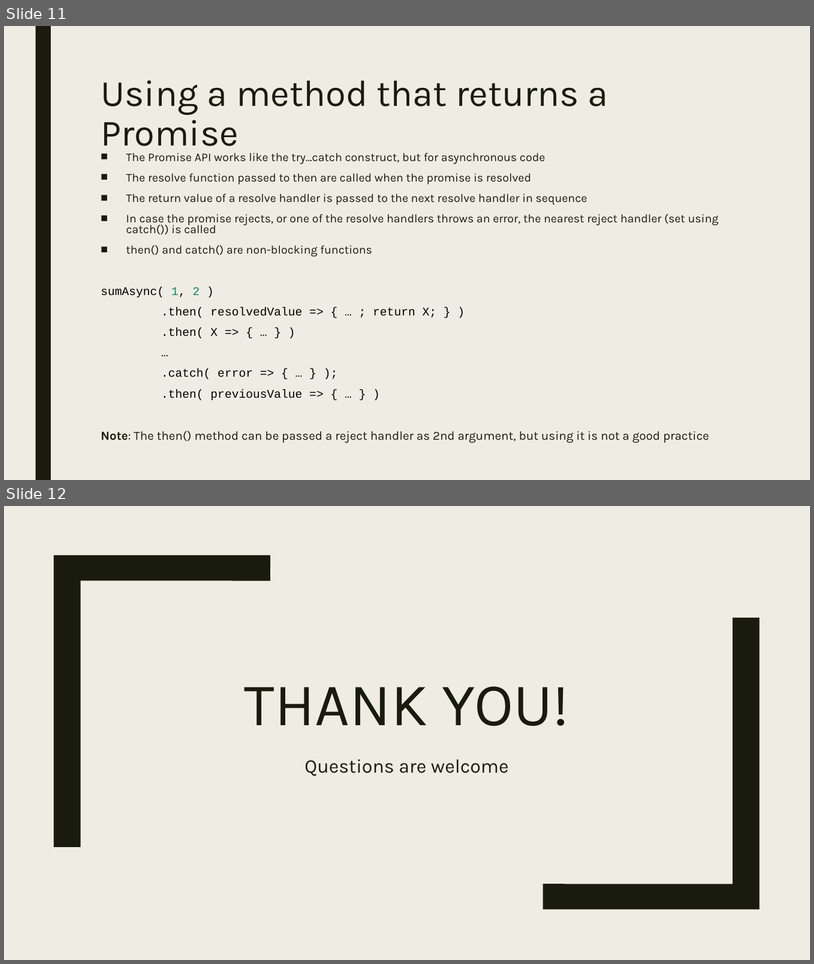
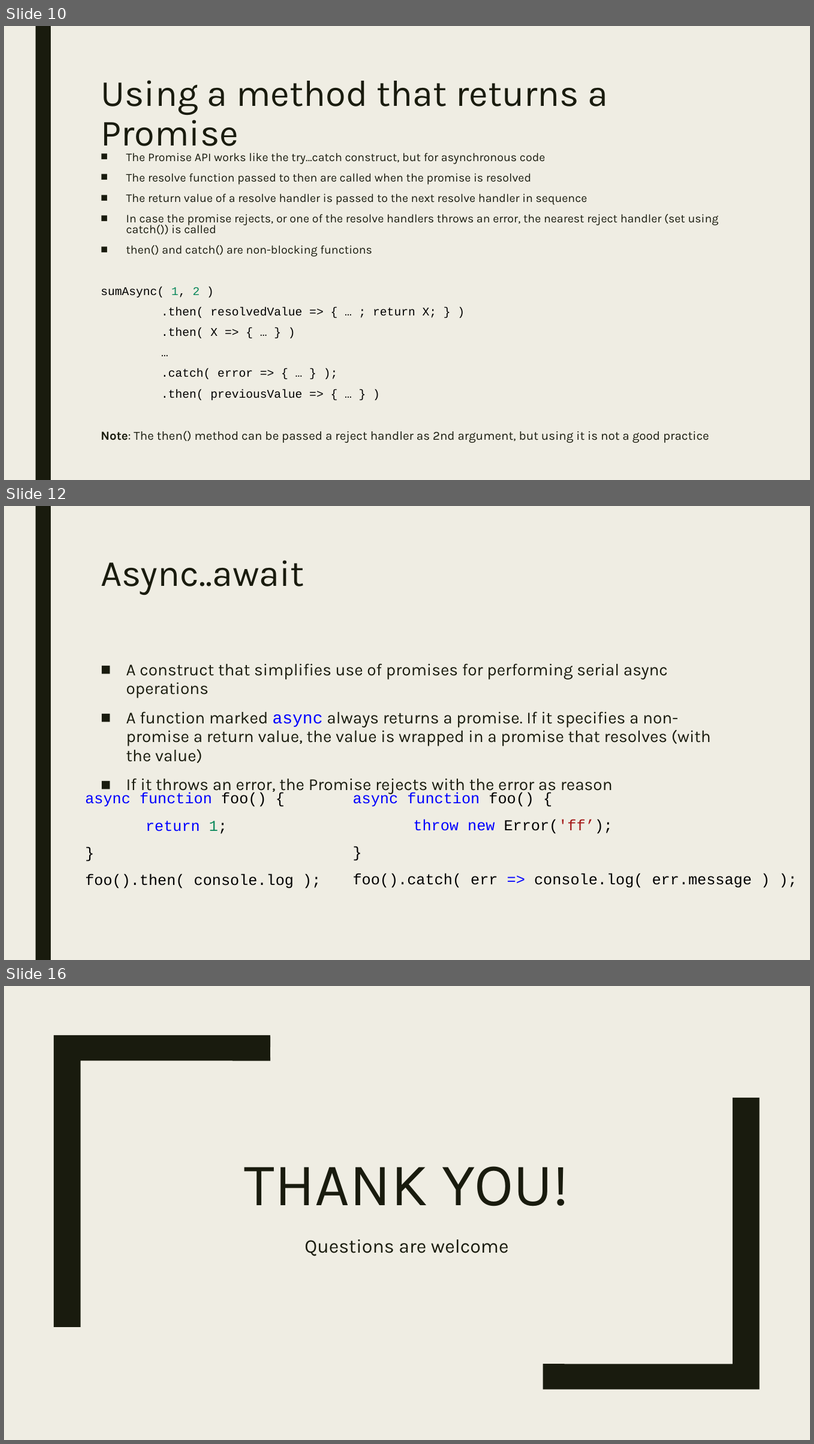
Before and after one commit to puranik3/upgrad-async-constructs-in-js-jan-13-2019, a slide deck: upgrad-async-constructs.pptx. Shown one above the other, each under a label of ours: slides 11 and 12 before the commit, slides 10, 12 and 16 after it; the slides between them are not shown. The pictures are 814x964 and 814x1444 pixels, drawn with LibreOffice and Linux fonts; fonts in the diff are those of the drawing. Boxes give left, top, right and bottom in pixels: in the first picture for what was removed or moved away, otherwise in the second. Text is boxed around its words. In the diff, an @@ line names an element or a change of style, - is before the commit and + after.

```diff
--- a/upgrad-async-constructs.pptx
+++ b/upgrad-async-constructs.pptx
@@ slide 12 added at <box>4,506,810,960</box>, background #EFEDE3; not listed: 1 template element that a slide beside it also shows @@
@@ title added at <box>101,560,305,595</box>, 44 pt, text #191B0E @@
+Async..await
@@ text added at <box>126,663,711,795</box>, 20 pt, text #191B0E @@
+■ A construct that simplifies use of promises for performing serial async operations
+■ A function marked async always returns a promise. If it specifies a non-promise a return value, the value is wrapped in a promise that resolves (with the value)
+■ If it throws an error, the Promise rejects with the error as reason
@@ text added at <box>85,792,294,888</box>, 18 pt, text #000000 @@
+async function foo() {
+return 1;
+}
+foo().then( console.log );
@@ text added at <box>353,792,752,888</box>, 18 pt, text #000000 @@
+async function foo() {
+throw new Error('ff’);
+}
+foo().catch( err => console.log( err.message ) );
@@ what was slide 11 is now slide 10 @@
@@ what was slide 12 is now slide 16 @@
```
Also in this commit, not shown: 4 other slides added, 10 other files.
